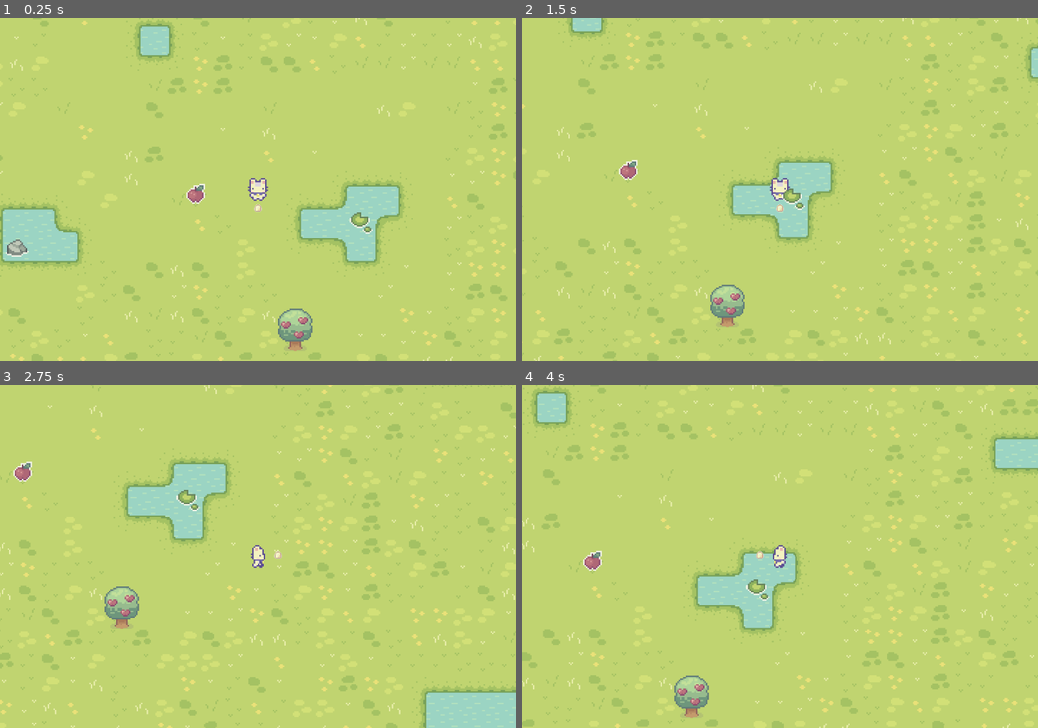
Above: before the commit, frames 1-4 (two rows, left to right).
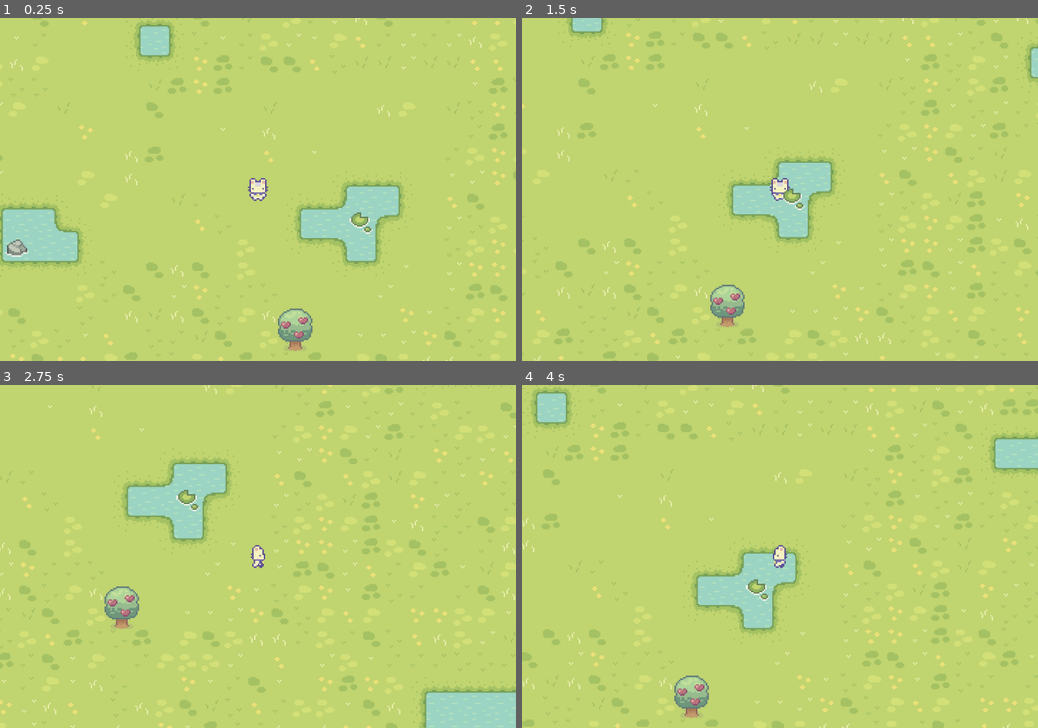
Above: after the commit, the same moments.

Repository: herdyhardiyant/TeemoLands
Game: Godot game, scene res://scenes/world.tscn
Same seed, same stepped clock (60 frames per second), same inputs: the game is played once before the commit and once after it.
Inputs:
- Up to frame 1 (0.25 s): no input
- Up to frame 2 (1.5 s): tap Enter at 0.5 s; hold D (right) 0.53-1.28 s; tap F (Interact, bound only after the commit) at 0.6, 1.35 s; hold S (down) from 1.28 s (still down)
- Up to frame 3 (2.75 s): release S (down) at 2.03 s; hold D (right) from 2.03 s (still down); tap F (Interact, bound only after the commit) at 2.1 s
- Up to frame 4 (4 s): release D (right) at 2.78 s; hold W (up) 2.78-3.53 s; tap F (Interact, bound only after the commit) at 2.85, 3.6 s; hold A (left) from 3.53 s (still down)

The runs differ from the first frame. In frame 1, 0.2% of the frame differs, in the area x 36-51%, y 48-57%; in frame 2, 0.2%; in frame 3, 0.2%; in frame 4, 0.2%.

Commit message:
Interact tree

Diff:
--- a/project.godot
+++ b/project.godot
@@ -46,6 +46,11 @@
 "events": [Object(InputEventKey,"resource_local_to_scene":false,"resource_name":"","device":-1,"window_id":0,"alt_pressed":false,"shift_pressed":false,"ctrl_pressed":false,"meta_pressed":false,"pressed":false,"keycode":0,"physical_keycode":68,"key_label":0,"unicode":100,"echo":false,"script":null)
 ]
 }
+Interact={
+"deadzone": 0.5,
+"events": [Object(InputEventKey,"resource_local_to_scene":false,"resource_name":"","device":-1,"window_id":0,"alt_pressed":false,"shift_pressed":false,"ctrl_pressed":false,"meta_pressed":false,"pressed":false,"keycode":0,"physical_keycode":70,"key_label":0,"unicode":102,"echo":false,"script":null)
+]
+}
 
 [rendering]
 
--- a/scenes/player.tscn
+++ b/scenes/player.tscn
@@ -138,7 +138,7 @@
 height = 16.0
 
 [sub_resource type="RectangleShape2D" id="RectangleShape2D_ly4re"]
-size = Vector2(6, 6)
+size = Vector2(12.25, 12)
 
 [node name="Player" type="CharacterBody2D"]
 script = ExtResource("1_45vhk")
@@ -159,12 +159,13 @@
 script = ExtResource("3_savii")
 
 [node name="InteractDebug" type="Sprite2D" parent="InteractTrigger"]
+visible = false
 position = Vector2(0, -1)
 scale = Vector2(0.400001, 0.400001)
 texture = ExtResource("3_agqux")
 
 [node name="CollisionShape2D" type="CollisionShape2D" parent="InteractTrigger"]
-position = Vector2(0, -1)
 shape = SubResource("RectangleShape2D_ly4re")
 
-[connection signal="body_entered" from="InteractTrigger" to="AnimatedSprite2D" method="_on_interact_trigger_body_entered"]
+[connection signal="body_entered" from="InteractTrigger" to="InteractTrigger" method="_on_body_entered"]
+[connection signal="body_exited" from="InteractTrigger" to="InteractTrigger" method="_on_body_exited"]
--- a/scenes/tree.tscn
+++ b/scenes/tree.tscn
@@ -9,7 +9,7 @@
 [node name="Tree" type="StaticBody2D"]
 script = ExtResource("1_fjbrr")
 
-[node name="Tree" type="Sprite2D" parent="."]
+[node name="TreeNoFruits" type="Sprite2D" parent="."]
 visible = false
 position = Vector2(0, -1)
 texture = ExtResource("1_8nr3w")
@@ -25,3 +25,14 @@
 [node name="CollisionShape2D" type="CollisionShape2D" parent="."]
 position = Vector2(0, 11)
 shape = SubResource("RectangleShape2D_hih7l")
+
+[node name="FruitsPosition" type="Node2D" parent="."]
+
+[node name="FruitSpawnPosition0" type="Node2D" parent="FruitsPosition"]
+position = Vector2(-17, 12)
+
+[node name="FruitSpawnPosition1" type="Node2D" parent="FruitsPosition"]
+position = Vector2(0, 25)
+
+[node name="FruitSpawnPosition2" type="Node2D" parent="FruitsPosition"]
+position = Vector2(16, 11)
--- a/scenes/world.tscn
+++ b/scenes/world.tscn
@@ -7,7 +7,6 @@
 [ext_resource type="Texture2D" uid="uid://f62gafq0m484" path="res://Sprout Lands/Sprite Basic/Tilesets/Water.png" id="5_grij7"]
 [ext_resource type="Texture2D" uid="uid://8iyajrlpk5k3" path="res://Sprout Lands/Sprite Basic/Objects/Basic_Grass_Biom_things.png" id="6_wbako"]
 [ext_resource type="PackedScene" uid="uid://dfdt2irfeb81e" path="res://scenes/tree.tscn" id="7_hcq0k"]
-[ext_resource type="PackedScene" uid="uid://d10m7ft86uq60" path="res://scenes/fruit.tscn" id="8_oambn"]
 
 [sub_resource type="TileMapPattern" id="TileMapPattern_ung5f"]
 tile_data = PackedInt32Array(0, 6, 0, 65536, 6, 1)
@@ -1256,6 +1255,3 @@
 
 [node name="Tree2" parent="." instance=ExtResource("7_hcq0k")]
 position = Vector2(26, 99)
-
-[node name="Fruit" parent="." instance=ExtResource("8_oambn")]
-position = Vector2(-43, 3)
--- a/scripts/fruit.gd
+++ b/scripts/fruit.gd
@@ -12,5 +12,6 @@
 
 
 func _on_area_2d_body_entered(body):
-	print("Player gets the fruit")
-	queue_free()
+	if "Player" in body.name:
+		print("Player gets the fruit")
+		queue_free()
--- a/scripts/player/PlayerAnimations.gd
+++ b/scripts/player/PlayerAnimations.gd
@@ -7,21 +7,17 @@
 	_character_animation()
 
 func _character_animation():
-	if playerBody.velocity.y < 0:
+	if Input.is_action_pressed("up"):
 		play("walk_up")
 		next_idle_animation = "idle_up"
-	elif playerBody.velocity.y > 0:
+	elif Input.is_action_pressed("down"):
 		play("walk_down")
 		next_idle_animation = "idle_down"
-	elif playerBody.velocity.x < 0:
+	elif Input.is_action_pressed("left"):
 		play("walk_left")
 		next_idle_animation = "idle_left"
-	elif playerBody.velocity.x > 0:
+	elif Input.is_action_pressed("right"):
 		play("walk_right")
 		next_idle_animation = "idle_right"
 	else:
 		play(next_idle_animation)
-
-
-func _on_interact_trigger_body_entered(body):
-	print(body.name)
--- a/scripts/player/PlayerInteractTrigger.gd
+++ b/scripts/player/PlayerInteractTrigger.gd
@@ -1,11 +1,27 @@
 extends Area2D
+
+var interacted_object
 
 # Called every frame. 'delta' is the elapsed time since the previous frame.
 func _process(_delta):
 	_update_interact_position()
+	_interact_the_object()
+
+func _interact_the_object():
+	if interacted_object == null:
+		return
+	if Input.is_action_just_pressed("Interact"):
+		if interacted_object is TreeFarm:
+			interacted_object.interact()
 
 func _update_interact_position():
 	var input_rotation = Input.get_vector("left", "right", "up", "down")
 	if input_rotation == Vector2.ZERO:
 		return
 	position = input_rotation * 14
+
+func _on_body_entered(body):
+	interacted_object = body
+
+func _on_body_exited(_body):
+	interacted_object = null
--- a/scripts/tree.gd
+++ b/scripts/tree.gd
@@ -1,11 +1,24 @@
 extends StaticBody2D
+class_name TreeFarm
+
+@onready var fruits_position = $FruitsPosition
+@onready var tree_with_fruits = $TreeWithFruits
+@onready var tree_no_fruits = $TreeNoFruits
+
+func interact():
+	_drop_fruit()
+
+func _drop_fruit():
+	if tree_no_fruits.visible:
+		return
+	var spawn_nodes = fruits_position.get_children()
+	var fruit_scene = preload("res://scenes/fruit.tscn")
+	for spawn in spawn_nodes:
+		var fruit = fruit_scene.instantiate()
+		spawn.add_child(fruit)
+	_switch_tree()
 
 
-# Called when the node enters the scene tree for the first time.
-func _ready():
-	pass # Replace with function body.
-
-
-# Called every frame. 'delta' is the elapsed time since the previous frame.
-func _process(delta):
-	pass
+func _switch_tree():
+	tree_with_fruits.visible = !tree_with_fruits.visible
+	tree_no_fruits.visible = !tree_no_fruits.visible
Not shown: 1 places in scenes/world.tscn that only renumber resources
